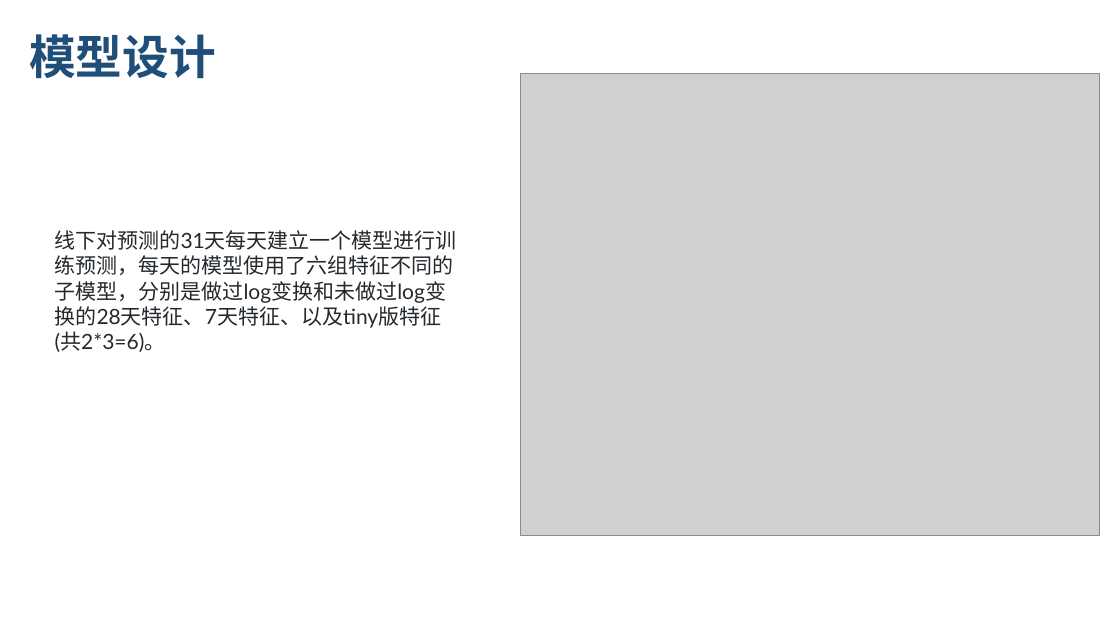
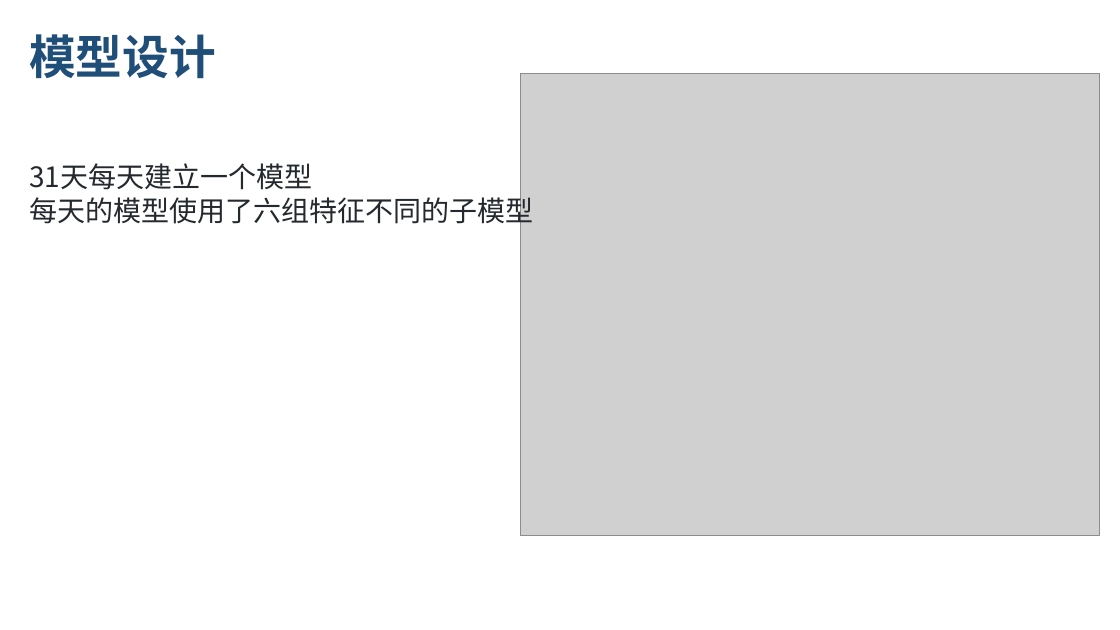
Before and after one commit to lvniqi/tianchi_power, a slide deck: slide 16 of presentation.pptx (slide 13 before the commit). Drawn at 1120x630 pixels with LibreOffice and Linux fonts; fonts in the diff are those of the drawing; grey boxes stand for pictures; background and template pictures are left out. Boxes give left, top, right and bottom in pixels: in the first picture for what was removed or moved away, otherwise in the second. Text is boxed around its words. In the diff, an @@ line names an element or a change of style, - is before the commit and + after.

```diff
--- a/presentation.pptx
+++ b/presentation.pptx
@@ text at (29, 163, 533, 229): text changed; size 18 to 24 pt; font Lato to Noto Sans CJK SC @@
-线下对预测的31天每天建立一个模型进行训练预测，每天的模型使用了六组特征不同的子模型，分别是做过log变换和未做过log变换的28天特征、7天特征、以及tiny版特征(共2*3=6)。
+31天每天建立一个模型
+每天的模型使用了六组特征不同的子模型
```
Also in this commit, not shown: 21 other slides changed, 5 slides added.
